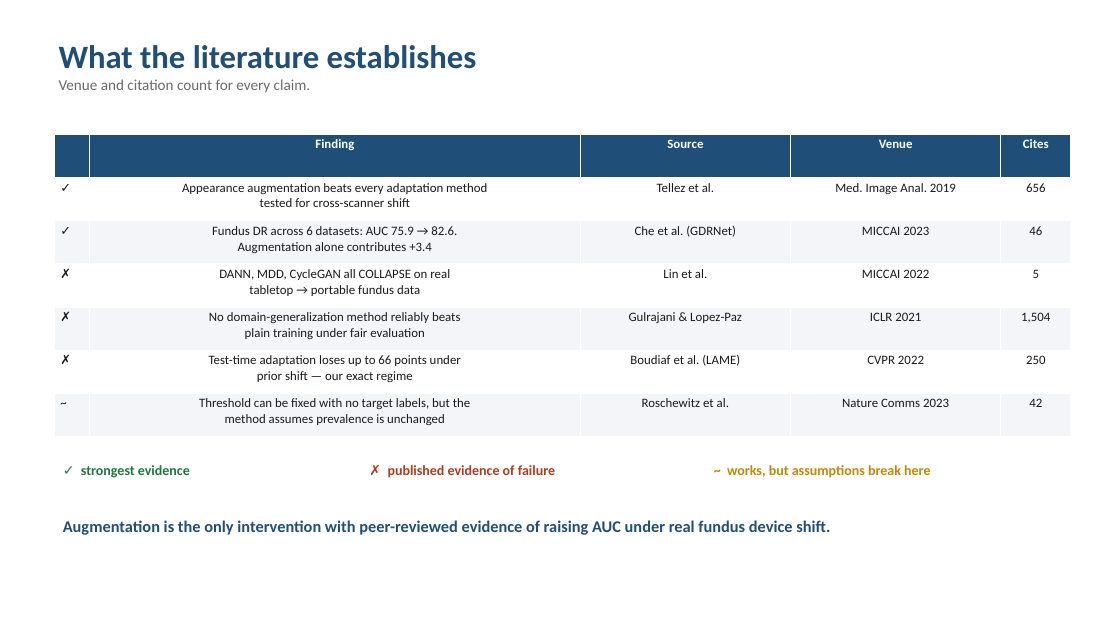
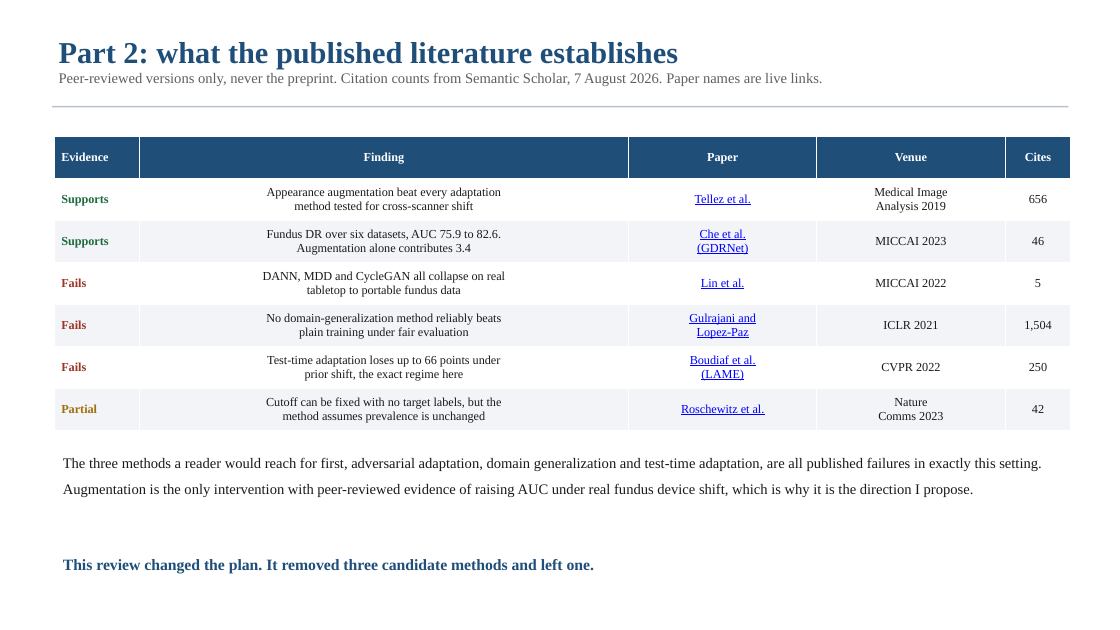
Before and after one commit to Sahith59/brset-convnextv2, a slide deck: slide 6 of presentation/BRSET_Part2_LiteratureReview.pptx (slide 2 before the commit). Drawn at 1120x630 pixels with LibreOffice and Linux fonts; fonts in the diff are those of the drawing. Boxes give left, top, right and bottom in pixels: in the first picture for what was removed or moved away, otherwise in the second. Text is boxed around its words. In the diff, an @@ line names an element or a change of style, - is before the commit and + after.

Commit message:
add the Part 2 running deck and a two-page literature review
BRSET_to_mBRSET_Part2.pptx is the live working deck for the cross-device
problem: the problem, the measured starting line, the gap decomposition, the
literature table with live links, and a seven-step plan. Slides are added as
results land.

The literature review was cut from 2,923 words to 1,019 so it can be read in
five minutes. Monochrome Times New Roman throughout, since coloured headings
and blue links read as decoration rather than content. Everything that was not
a decision, a number, or a citation is gone.

Its substance is the negative result. Three of the four approaches worth
trying are published failures in this exact setting: adversarial adaptation
collapses on real tabletop-to-portable fundus data (MICCAI 2022), domain
generalization does not reliably beat plain training (ICLR 2021), and
test-time adaptation loses up to 66 points under prior shift (CVPR 2022).
Degradation augmentation is the only survivor with peer-reviewed evidence.

The three closest competitors are named rather than omitted: Joseph et al.
(BMJ Open Ophthalmology 2025) adapts across cameras but in the opposite
direction and never treats the cutoff; Roschewitz et al. (MICCAI 2025)
identifies which shift occurred but does not price it; Park et al. (ICCV 2023)
handles joint covariate and label shift but only for single-label softmax.

deck_common.py factors the shared typography out of both build scripts.

```diff
--- a/presentation/BRSET_Part2_LiteratureReview.pptx
+++ b/presentation/BRSET_Part2_LiteratureReview.pptx
@@ text at [59,42,823,86]: text changed; size 13 to 12.5 pt; font Calibri to Times New Roman; text colour #6B6B6B to #5F5F5F @@
-What the literature establishes
-Venue and citation count for every claim.
+Part 2: what the published literature establishes
+Peer-reviewed versions only, never the preprint. Citation counts from Semantic Scholar, 7 August 2026. Paper names are live links.
@@ rectangle added at [52,106,1069,108], fill #B8C2CE @@
@@ table at [55,136,1071,430] @@
-row 1, column 1: 
+row 1, column 1: Evidence
-row 1, column 3: Source
+row 1, column 3: Paper
-row 2: ✓ | Appearance augmentation beats every adaptation method / tested for cross-scanner shift | Tellez et al. | Med. Image Anal. 2019 | 656
+row 2: Supports | Appearance augmentation beat every adaptation / method tested for cross-scanner shift | Tellez et al. | Medical Image / Analysis 2019 | 656
-row 3: ✓ | Fundus DR across 6 datasets: AUC 75.9 → 82.6. / Augmentation alone contributes +3.4 | Che et al. (GDRNet) | MICCAI 2023 | 46
+row 3: Supports | Fundus DR over six datasets, AUC 75.9 to 82.6. / Augmentation alone contributes 3.4 | Che et al. / (GDRNet) | MICCAI 2023 | 46
-row 4, column 1: ✗
+row 4, column 1: Fails
-row 4, column 2: DANN, MDD, CycleGAN all COLLAPSE on real / tabletop → portable fundus data
+row 4, column 2: DANN, MDD and CycleGAN all collapse on real / tabletop to portable fundus data
-row 5, column 1: ✗
+row 5, column 1: Fails
-row 5, column 3: Gulrajani & Lopez-Paz
+row 5, column 3: Gulrajani and / Lopez-Paz
-row 6: ✗ | Test-time adaptation loses up to 66 points under / prior shift — our exact regime | Boudiaf et al. (LAME) | CVPR 2022 | 250
+row 6: Fails | Test-time adaptation loses up to 66 points under / prior shift, the exact regime here | Boudiaf et al. / (LAME) | CVPR 2022 | 250
-row 7: ~ | Threshold can be fixed with no target labels, but the / method assumes prevalence is unchanged | Roschewitz et al. | Nature Comms 2023 | 42
+row 7: Partial | Cutoff can be fixed with no target labels, but the / method assumes prevalence is unchanged | Roschewitz et al. | Nature / Comms 2023 | 42
@@ fill #F3F5F8 to #F2F4F7 in 15 cells @@
@@ size 11 to 10.5 pt, font Calibri to Times New Roman in "Finding", "Venue", "Cites", "Tellez et al." and 14 more places @@
@@ text colour #1A1A1A to #0000FF, underline on in "Tellez et al.", "Lin et al.", "Roschewitz et al." @@
@@ text at [63,457,1041,497]: text changed; size 14 to 12.5 pt; font Calibri to Times New Roman; text colour #1F4E79 to #1A1A1A; bold off @@
-Augmentation is the only intervention with peer-reviewed evidence of raising AUC under real fundus device shift.
+The three methods a reader would reach for first, adversarial adaptation, domain generalization and test-time adaptation, are all published failures in exactly this setting.
+Augmentation is the only intervention with peer-reviewed evidence of raising AUC under real fundus device shift, which is why it is the direction I propose.
@@ text removed at [81,465,190,478] @@
-✓ strongest evidence
@@ text removed at [388,465,555,478] @@
-✗ published evidence of failure
@@ text removed at [727,465,930,478] @@
-~ works, but assumptions break here
@@ text added at [63,559,594,573], 13.5 pt, text #1F4E79, bold @@
+This review changed the plan. It removed three candidate methods and left one.
```
Also in this commit, not shown: 2 other slides changed, 6 slides added, 3 slides removed, 6 other files.
